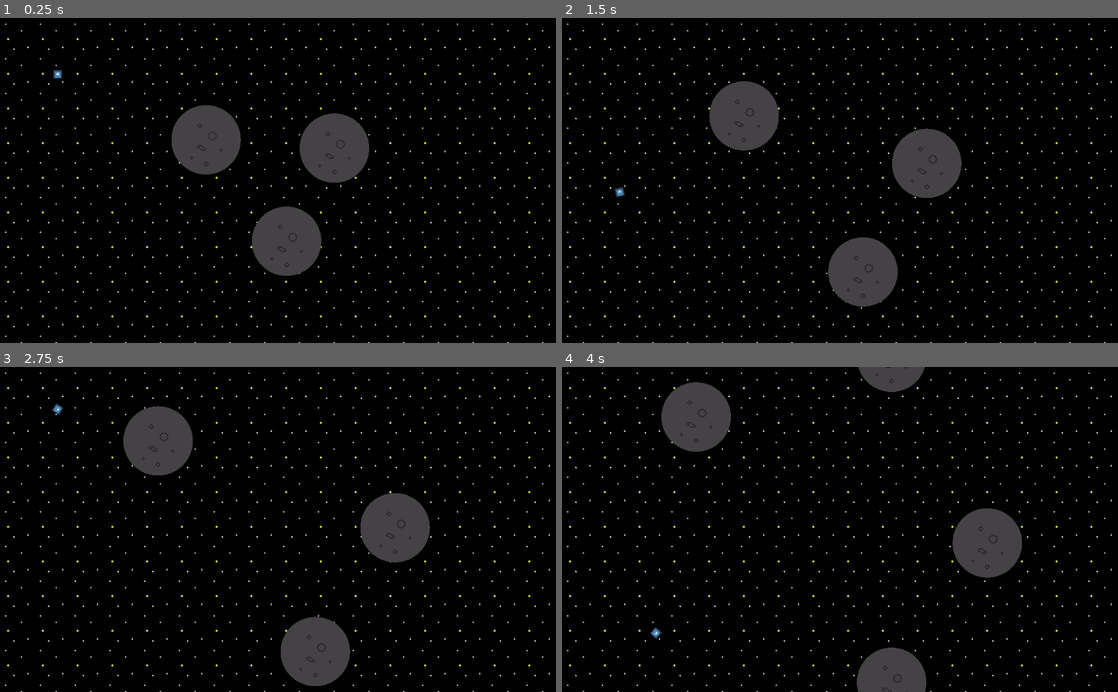
Above: before the commit, frames 1-4 (two rows, left to right).
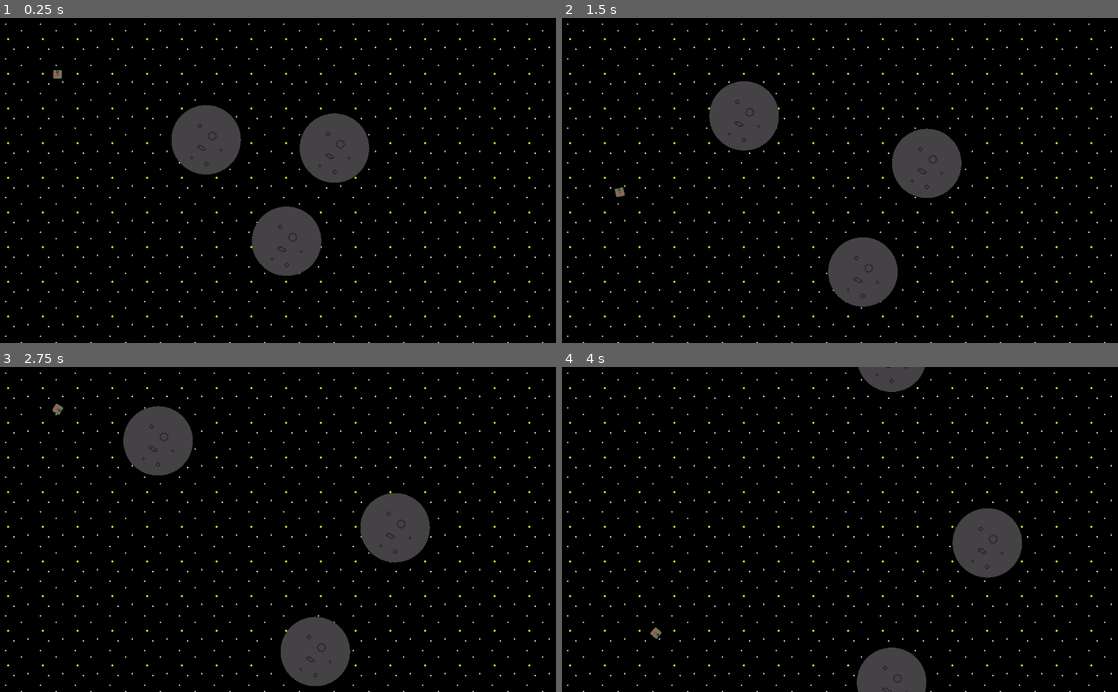
Above: after the commit, the same moments.

Repository: kybek/asteroids
Game: Godot game, scene res://World/World.tscn
The game is run twice, just before and just after one commit, with the same random seed, the same clock (stepped at 60 frames per second) and the same inputs. The engine's default icon, where the game draws it, is replaced by a stand-in: a white triangle on a blue panel in a dark square.
Inputs:
- Up to frame 1 (0.25 s): no input
- Up to frame 2 (1.5 s): hold Up (boost) 0.53-1.28 s; tap Left (rotate_ccw) at 1.35 s
- Up to frame 3 (2.75 s): hold Right (rotate_cw) from 2.03 s (still down)
- Up to frame 4 (4 s): release Right (rotate_cw) at 2.78 s; tap Space (shoot) at 2.85 s; hold Up (boost) from 3.53 s (still down)

The runs differ from the first frame. In frame 1, less than 0.1% of the frame differs, in the area x 9-12%, y 16-19%; in frame 2, less than 0.1%; in frame 3, less than 0.1%; in frame 4, 2.1%, in the area x 15-31%, y 4-84%.

Commit message:
Added ship texture, Large asteroid can be destroyed

Diff:
--- a/Ship/Ship.tscn
+++ b/Ship/Ship.tscn
@@ -1,7 +1,7 @@
 [gd_scene load_steps=4 format=2]
 
 [ext_resource path="res://Ship/Ship.gd" type="Script" id=1]
-[ext_resource path="res://icon.png" type="Texture" id=2]
+[ext_resource path="res://Assets/Ship.png" type="Texture" id=2]
 
 [sub_resource type="RectangleShape2D" id=1]
 extents = Vector2( 8, 8 )
@@ -13,7 +13,6 @@
 shape = SubResource( 1 )
 
 [node name="Sprite" type="Sprite" parent="Shape"]
-scale = Vector2( 0.25, 0.25 )
 texture = ExtResource( 2 )
 
 [node name="LaserTimer" type="Timer" parent="."]
--- a/asteroids/LargeAsteroid/LargeAsteroid.gd
+++ b/asteroids/LargeAsteroid/LargeAsteroid.gd
@@ -4,3 +4,4 @@
 
 func destroy (direction : Vector2):
 	print("destroyed")
+	queue_free()
Binary file added: Assets/Ship.png
Not shown, added: Assets/Ship.png.import
